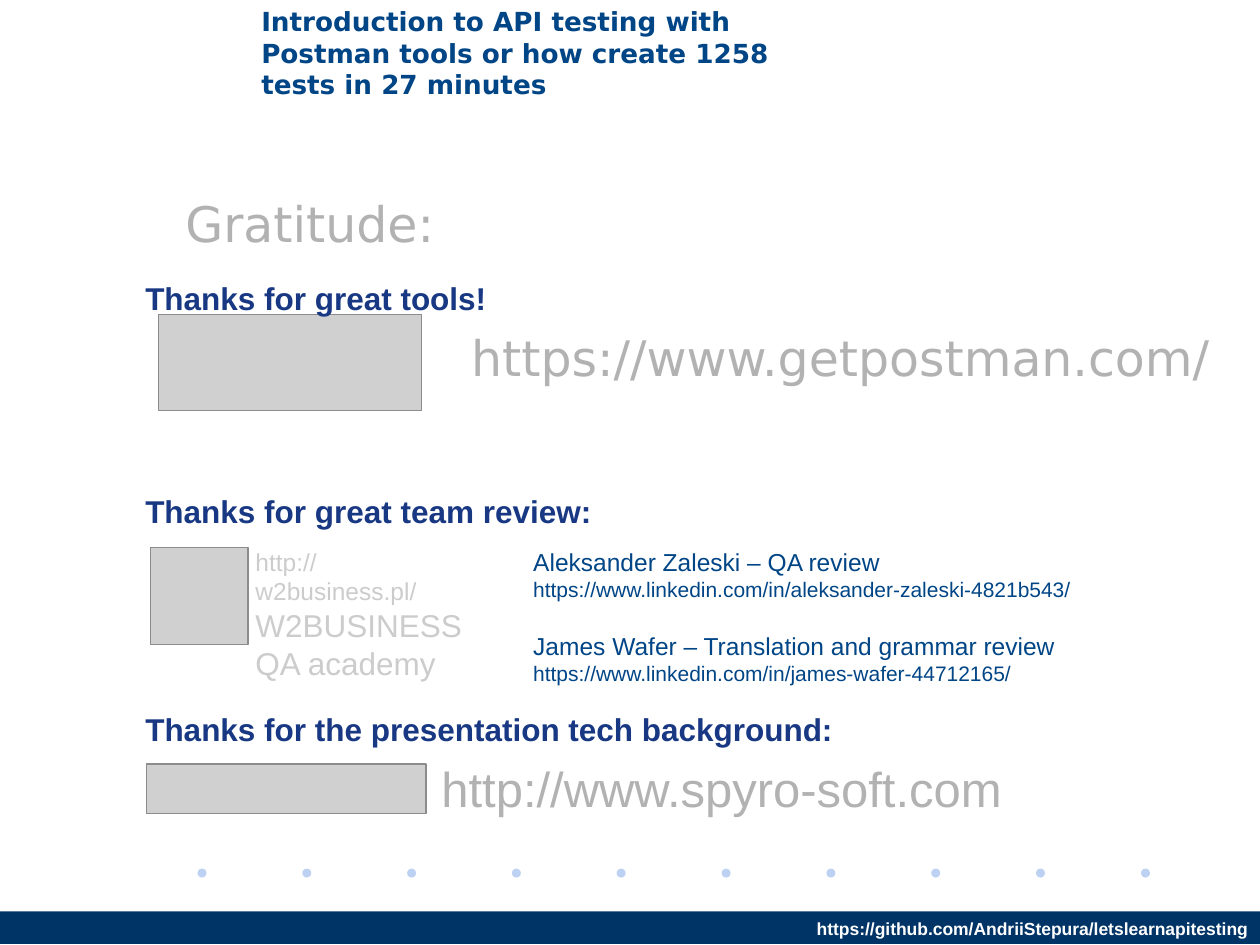
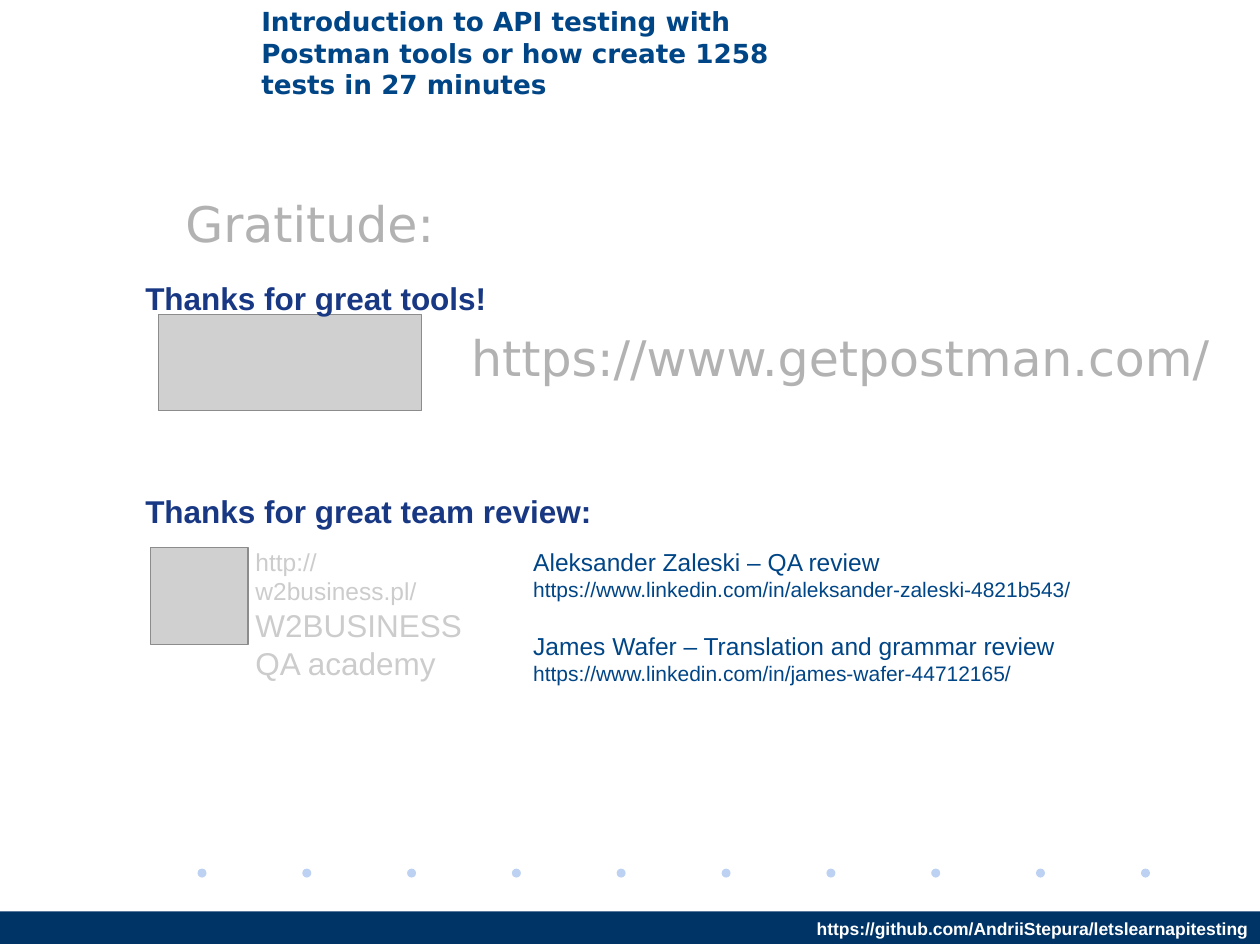
Before and after one commit to AndriiStepura/letslearnapitesting, a slide deck: slide 30 of StartTestingApiWithPostman.odp. Drawn at 1260x945 pixels with LibreOffice and Linux fonts; fonts in the diff are those of the drawing; grey boxes stand for pictures; background and template pictures are left out. Boxes give left, top, right and bottom in pixels: in the first picture for what was removed or moved away, otherwise in the second. Text is boxed around its words. In the diff, an @@ line names an element or a change of style, - is before the commit and + after.

```diff
--- a/StartTestingApiWithPostman.odp
+++ b/StartTestingApiWithPostman.odp
@@ text removed at [145, 718, 833, 747] @@
-Thanks for the presentation tech background:
@@ picture removed at [146, 764, 426, 813] @@
@@ text removed at [441, 772, 1001, 817] @@
-http://www.spyro-soft.com
```
Also in this commit, not shown: 1 other file.
